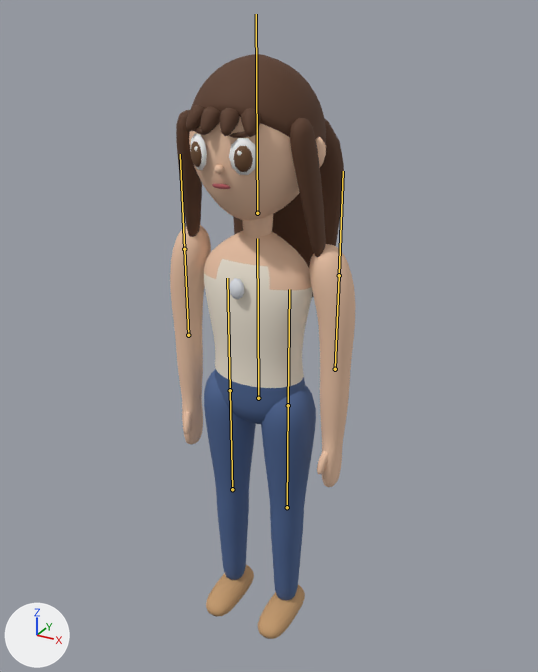
A saved change to the glTF model models/trainers/lauren.glb.
Rendered twice from a 50 mm lens placed at (0.993, -1.74, 1.894), pointed at (-0.033, 0.124, 0.962). Lighting does not change. The marker at lower left points along +X, +Y and +Z. The older version comes first. The bones that bend it are drawn over the model as lines.

In view in the first picture: 'lauren'.
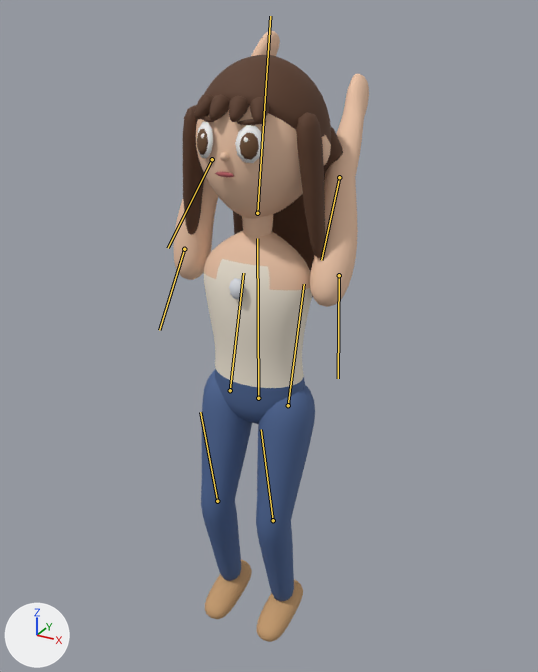
The newer file adds an action. The first version stands in its rest pose; the second is drawn at frame 0 of the action 'Cheer'.

What differs and where, as boxes (x1, y1, x2, y2) in the pictures (538 x 672 px):
```json
{"object": "lauren", "change": "posed", "before": [170, 54, 355, 639], "after": [173, 30, 369, 642]}
{"bone": "hipL", "before": "(230, 390) to (227, 278)", "after": "(230, 390) to (243, 273)"}
{"bone": "kneeL", "before": "(232, 489) to (230, 390)", "after": "(217, 501) to (200, 412)"}
{"bone": "hipR", "before": "(288, 405) to (289, 289)", "after": "(288, 405) to (304, 284)"}
{"bone": "kneeR", "before": "(287, 507) to (288, 405)", "after": "(273, 520) to (261, 429)"}
{"bone": "head", "before": "(257, 213) to (256, 14)", "after": "(257, 213) to (270, 16)"}
{"bone": "shoulderL", "before": "(184, 249) to (180, 154)", "after": "(184, 249) to (159, 330)"}
{"bone": "elbowL", "before": "(188, 335) to (184, 249)", "after": "(212, 159) to (168, 248)"}
{"bone": "shoulderR", "before": "(339, 275) to (343, 171)", "after": "(339, 275) to (338, 378)"}
{"bone": "elbowR", "before": "(335, 369) to (339, 275)", "after": "(339, 177) to (321, 260)"}
```

The change, as JSON lines over the scene's bpy script:
```json
{"block": "bone_hipl", "where": "bone_hipl = bpy.data.objects['trainer'].pose.bones['hipL']  # child of 'hips'"}
{"op": "set", "path": "bone_hipl.rotation_quaternion", "old": "(1.0, 0.0, 0.0, 0.0)", "new": "(0.992, -0.125, 0.0, 0.0)", "note": "degrees (0, 0, 0) -> degrees (-14, 0, 0)"}
{"block": "bone_kneel", "where": "bone_kneel = bpy.data.objects['trainer'].pose.bones['kneeL']  # child of 'hipL'"}
{"op": "set", "path": "bone_kneel.rotation_quaternion", "old": "(1.0, 0.0, 0.0, 0.0)", "new": "(0.975, 0.223, 0.0, 0.0)", "note": "degrees (0, 0, 0) -> degrees (26, 0, 0)"}
{"block": "bone_hipr", "where": "bone_hipr = bpy.data.objects['trainer'].pose.bones['hipR']  # child of 'hips'"}
{"op": "set", "path": "bone_hipr.rotation_quaternion", "old": "(1.0, 0.0, 0.0, 0.0)", "new": "(0.992, -0.125, 0.0, 0.0)", "note": "degrees (0, 0, 0) -> degrees (-14, 0, 0)"}
{"block": "bone_kneer", "where": "bone_kneer = bpy.data.objects['trainer'].pose.bones['kneeR']  # child of 'hipR'"}
{"op": "set", "path": "bone_kneer.rotation_quaternion", "old": "(1.0, 0.0, 0.0, 0.0)", "new": "(0.975, 0.223, 0.0, 0.0)", "note": "degrees (0, 0, 0) -> degrees (26, 0, 0)"}
{"block": "bone_head", "where": "bone_head = bpy.data.objects['trainer'].pose.bones['head']  # child of 'torso'"}
{"op": "set", "path": "bone_head.rotation_quaternion", "old": "(1.0, 0.0, 0.0, 0.0)", "new": "(0.997, -0.075, 0.0, 0.0)", "note": "degrees (0, 0, 0) -> degrees (-9, 0, 0)"}
{"block": "bone_shoulderl", "where": "bone_shoulderl = bpy.data.objects['trainer'].pose.bones['shoulderL']  # child of 'torso'"}
{"op": "set", "path": "bone_shoulderl.rotation_quaternion", "old": "(1.0, 0.0, 0.0, 0.0)", "new": "(0.07, 0.986, -0.149, -0.011)", "note": "degrees (0, 0, 0) -> degrees (172, 0, -17)"}
{"block": "bone_elbowl", "where": "bone_elbowl = bpy.data.objects['trainer'].pose.bones['elbowL']  # child of 'shoulderL'"}
{"op": "set", "path": "bone_elbowl.rotation_quaternion", "old": "(1.0, 0.0, 0.0, 0.0)", "new": "(0.985, -0.174, 0.0, 0.0)", "note": "degrees (0, 0, 0) -> degrees (-20, 0, 0)"}
{"block": "bone_shoulderr", "where": "bone_shoulderr = bpy.data.objects['trainer'].pose.bones['shoulderR']  # child of 'torso'"}
{"op": "set", "path": "bone_shoulderr.rotation_quaternion", "old": "(1.0, 0.0, 0.0, 0.0)", "new": "(0.264, 0.953, 0.144, 0.04)", "note": "degrees (0, 0, 0) -> degrees (149, 0, 17)"}
{"block": "bone_elbowr", "where": "bone_elbowr = bpy.data.objects['trainer'].pose.bones['elbowR']  # child of 'shoulderR'"}
{"op": "set", "path": "bone_elbowr.rotation_quaternion", "old": "(1.0, 0.0, 0.0, 0.0)", "new": "(0.985, -0.174, 0.0, 0.0)", "note": "degrees (0, 0, 0) -> degrees (-20, 0, 0)"}
```
